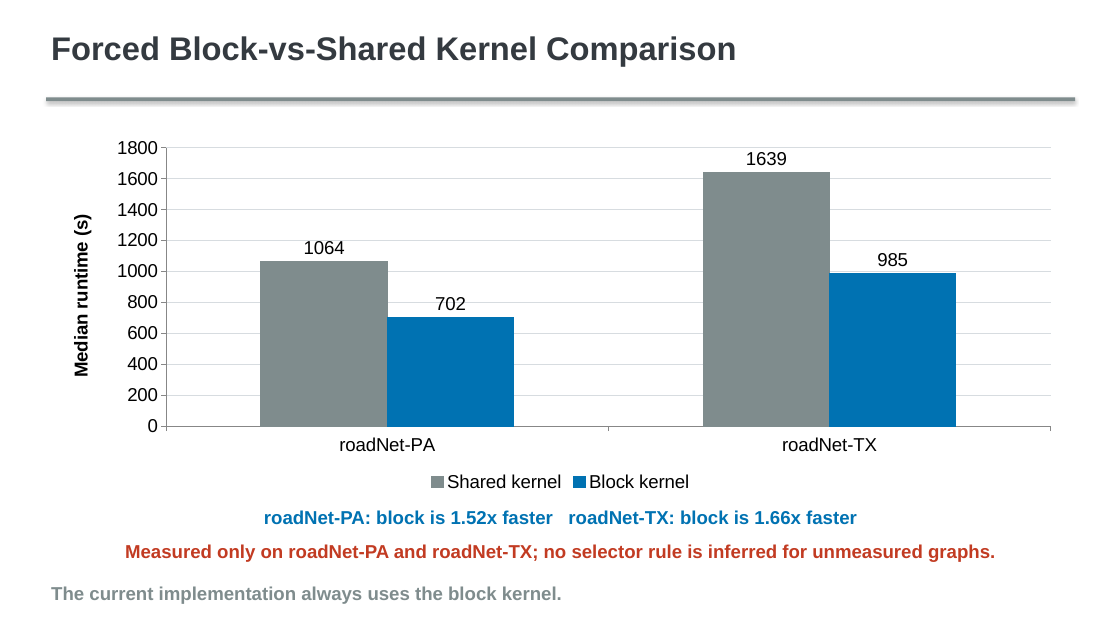
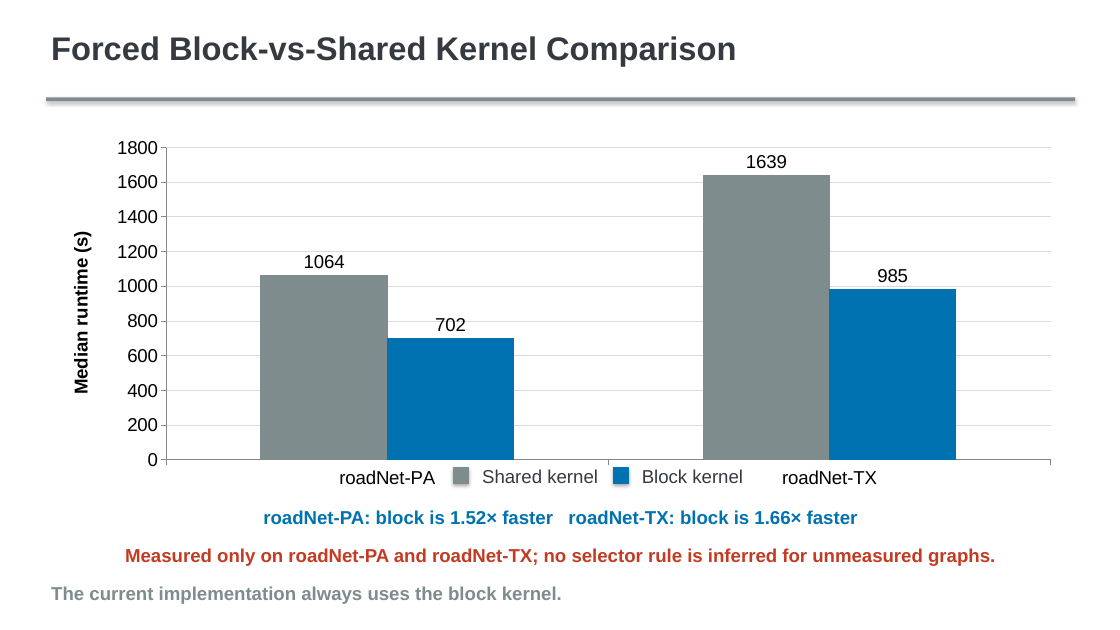
Before and after one commit to m5291091/lab, a slide deck: slide 20 of thesis_bc_project/docs/thesis/presentation/editable/master_thesis_presentation_v1.pptx (slide 19 before the commit). Drawn at 1120x630 pixels with LibreOffice and Linux fonts; fonts in the diff are those of the drawing. Boxes give left, top, right and bottom in pixels: in the first picture for what was removed or moved away, otherwise in the second. Text is boxed around its words. In the diff, an @@ line names an element or a change of style, - is before the commit and + after.

```diff
--- a/thesis_bc_project/docs/thesis/presentation/editable/master_thesis_presentation_v1.pptx
+++ b/thesis_bc_project/docs/thesis/presentation/editable/master_thesis_presentation_v1.pptx
@@ column chart at (50,130,1071,496) @@
-Shared kernel: 1064, 1639
+Series 1: 1064, 1639
-Block kernel: 702, 985
+Series 2: 702, 985
@@ legend changed @@
@@ rectangle added at (454,468,469,483), fill #7F8C8D, outline #7F8C8D 0.75 pt @@
@@ text added at (482,469,598,483), 16 pt, text #343A40 @@
+Shared kernel
@@ rectangle added at (613,468,628,483), fill #0072B2, outline #0072B2 0.75 pt @@
@@ text added at (642,469,743,483), 16 pt, text #343A40 @@
+Block kernel
@@ text "Measured only on roadNet-PA and ...": place and size @@
-text "Measured only on roadNet-PA and ..." at (125,544,995,562)
+text "Measured only on roadNet-PA and ..." at (125,548,995,566)
@@ text at (263,510,858,525): text changed @@
-roadNet-PA: block is 1.52x faster roadNet-TX: block is 1.66x faster
+roadNet-PA: block is 1.52× faster roadNet-TX: block is 1.66× faster
```
Also in this commit, not shown: 13 other slides changed, 6 slides added, 5 slides removed, 5 other files.
